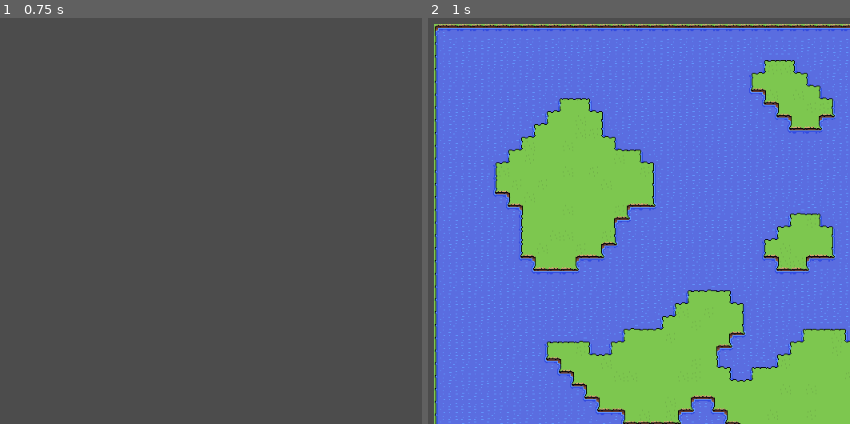
Above: before the commit, frames 1-2 (left to right).
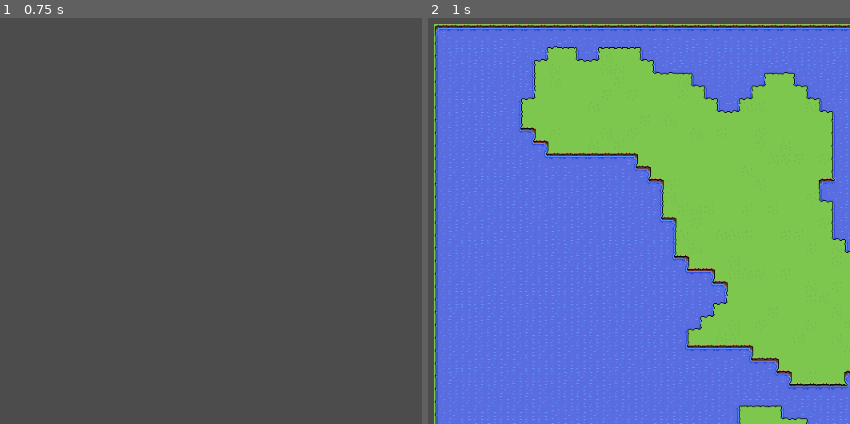
Above: after the commit, the same moments.

Repository: TheWongGuy/royalty
Game: Godot game, scene res://devscene.tscn
The game is run twice, just before and just after one commit, with the same random seed, the same clock (stepped at 60 frames per second) and the same inputs.
Inputs (mouse positions are in pixels of both pictures, inside the frame that each line leads up to):
- Up to frame 1 (0.75 s): tap Enter at 0.5 s; move the mouse to (outside the picture) at 0.52 s; hold D from 0.53 s (still down); click (outside the picture) at 0.67 s
- Up to frame 2 (1 s): keep holding D; tap Space at 0.77 s

Frame 1 is identical in both runs. In frame 2, 49% of the frame differs, in the area x 4-100%, y 4-100%.

Commit message:
Move cell iteration into the cell. Make map generation more efficient

Diff:
--- a/devscene.tscn
+++ b/devscene.tscn
@@ -16,7 +16,6 @@
 
 [node name="WaterTimer" type="Timer" parent="TileMap"]
 wait_time = 1.5
-autostart = true
 
 [node name="WaterAnimator" type="Node2D" parent="TileMap"]
 script = ExtResource( 4 )
--- a/scripts/cell.gd
+++ b/scripts/cell.gd
@@ -13,10 +13,31 @@
 var height : int # TODO: Implement perlin noise height?
 var land_mass # reference to land mass of current cell
 
+var land_neighbour_count : int = 0
+var neighbours = []
+
+func set_neighbours(neighbours):
+	self.neighbours = neighbours
+	for neighbour in neighbours:
+		if neighbour.type == Type.LAND:
+			land_neighbour_count += 1
+
+func interate_cell():
+	if land_neighbour_count < 4:
+		if type == Type.LAND:
+			for neighbour in neighbours:
+				neighbour.land_neighbour_count -= 1
+		type = Type.WATER
+	elif land_neighbour_count > 4:
+		if type == Type.WATER:
+			for neighbour in neighbours:
+				neighbour.land_neighbour_count += 1
+			# Add to neigbours
+		type = Type.LAND
+
 func  _init(location : Vector2, type : int):
 	self.location = location
 	self.type = type
-
 
 func draw() -> void:
 	match type:
--- a/scripts/map.gd
+++ b/scripts/map.gd
@@ -3,7 +3,7 @@
 class_name Map
 
 export var water_percentage = 50
-export var map_size = Vector2(50, 50)
+export var map_size = Vector2(500, 500)
 export var civilization_count = 3
 
 var tile_map
@@ -38,10 +38,10 @@
 			var cell_type = randi() % 100
 			if cell_type < water_percentage:
 				CELL_MAP[location] = Cell.new(location, Cell.Type.WATER)
-				add_child(CELL_MAP[location])
 			else:
 				CELL_MAP[location] = Cell.new(location, Cell.Type.LAND)
 	_create_water_border()
+	_update_neighbours()
 
 func _create_water_border() -> void:
 	for x in map_size.x:
@@ -55,24 +55,22 @@
 		get_cell(Vector2(map_size.x-1, y)).type = Cell.Type.WATER
 		get_cell(Vector2(map_size.x-2, y)).type = Cell.Type.WATER
 
+func _update_neighbours() -> void:
+	for cell in CELL_MAP.values():
+		cell.set_neighbours(_get_neighbours(cell.location))
+
 func _smooth() -> void:
 	for x in range(1, map_size.x-1):
 		for y in range(1, map_size.y-1):
-			_iterate_cell(Vector2(x, y))
+			get_cell(Vector2(x, y)).interate_cell()
 
-func _iterate_cell(location : Vector2) -> void:
-	var land_count = _get_neighbour_land_count(location)
-
-	if land_count < 4:
-		get_cell(location).type = Cell.Type.WATER
-	elif land_count > 4:
-		get_cell(location).type = Cell.Type.LAND
-
-# Consider moving this logic into cells, avoiding for now
-func _get_neighbour_land_count(location : Vector2) -> int:
-	var land_count = 0
+# Consider moving this logic into cells, ignoring for now
+# This function sucks fix it later.
+func _get_neighbours(location : Vector2):
 	var top_left = Vector2(location.x-1, location.y-1)
 	var bottom_right = Vector2(location.x+1, location.y+1)
+
+	var neighbours = []
 
 	for local_x in range(top_left.x, bottom_right.x + 1):
 		for local_y in range(top_left.y, bottom_right.y + 1):
@@ -81,10 +79,8 @@
 				continue
 			if(local_pos.x <= -1 or local_pos.x >= map_size.x or local_pos.y <= -1 or local_pos.y >= map_size.y):
 				continue
-			if(get_cell(local_pos).type == Cell.Type.LAND):
-				land_count += 1
-
-	return land_count
+			neighbours.append(get_cell(local_pos))
+	return neighbours
 
 func _refresh_cell_indexes() -> void:
 	LAND_CELLS.clear()
@@ -136,7 +132,6 @@
 	WATER_CELLS.clear()
 	CELL_MAP.clear()
 
-
 func _update_bitmask():
 	tile_map.update_bitmask_region(Vector2(0, 0), map_size)
 
